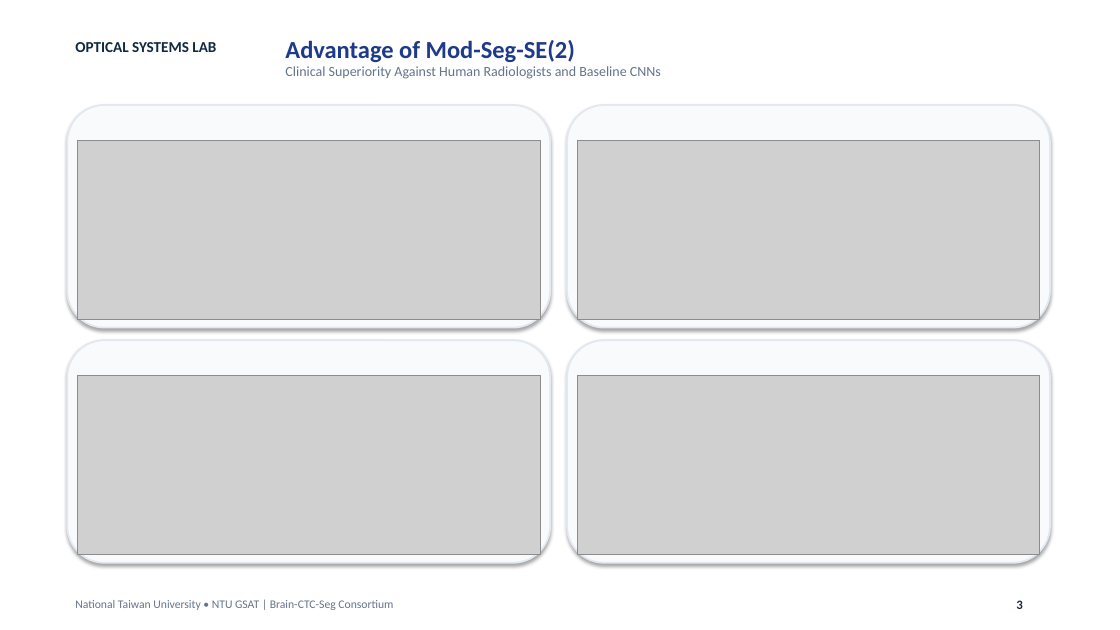
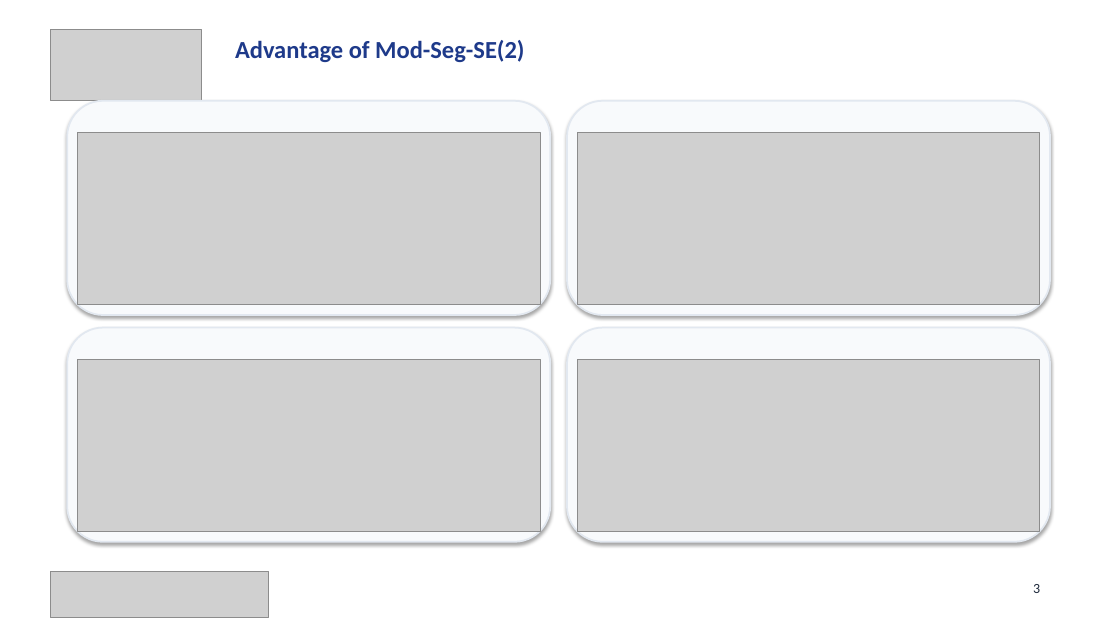
Before and after one commit to MuhammadAliffandy/brain-ctc-seg, a slide deck: slide 3 of Brain_CT_Seg_Client_Presentation.pptx. Drawn at 1120x630 pixels with LibreOffice and Linux fonts; fonts in the diff are those of the drawing; grey boxes stand for pictures. Boxes give left, top, right and bottom in pixels: in the first picture for what was removed or moved away, otherwise in the second. Text is boxed around its words. In the diff, an @@ line names an element or a change of style, - is before the commit and + after.

```diff
--- a/Brain_CT_Seg_Client_Presentation.pptx
+++ b/Brain_CT_Seg_Client_Presentation.pptx
@@ picture added at box(50, 29, 202, 101) @@
@@ text "Advantage of Mod-Seg-SE(2)": place and size @@
-text "Advantage of Mod-Seg-SE(2)" at box(285, 40, 661, 79)
+text "Advantage of Mod-Seg-SE(2)" at box(235, 40, 524, 62)
@@ text removed at box(75, 42, 216, 52) @@
-OPTICAL SYSTEMS LAB
@@ text at box(285, 66, 661, 79): paragraph removed @@
-Clinical Superiority Against Human Radiologists and Baseline CNNs
@@ rounded rectangle: place and size @@
-rounded rectangle at box(67, 105, 550, 328)
+rounded rectangle at box(67, 101, 550, 315)
@@ rounded rectangle: place and size @@
-rounded rectangle at box(567, 105, 1050, 328)
+rounded rectangle at box(567, 101, 1050, 315)
@@ picture: place and size @@
-picture at box(77, 140, 540, 319)
+picture at box(77, 133, 540, 305)
@@ picture: place and size @@
-picture at box(577, 140, 1040, 319)
+picture at box(577, 133, 1040, 305)
@@ rounded rectangle: place and size @@
-rounded rectangle at box(67, 340, 550, 563)
+rounded rectangle at box(67, 328, 550, 542)
@@ rounded rectangle: place and size @@
-rounded rectangle at box(567, 340, 1050, 563)
+rounded rectangle at box(567, 328, 1050, 542)
@@ picture: place and size @@
-picture at box(77, 376, 540, 555)
+picture at box(77, 360, 540, 532)
@@ picture: place and size @@
-picture at box(577, 376, 1040, 555)
+picture at box(577, 360, 1040, 532)
@@ picture added at box(50, 571, 269, 618) @@
@@ text "3": place and size @@
-text "3" at box(1016, 600, 1022, 609)
+text "3" at box(1033, 584, 1040, 593)
@@ text "3" at box(1033, 584, 1040, 593): size 11 to 12 pt, bold off @@
@@ text removed at box(75, 600, 393, 610) @@
-National Taiwan University • NTU GSAT | Brain-CTC-Seg Consortium
```
Also in this commit, not shown: 3 other slides changed, 13 other files.
